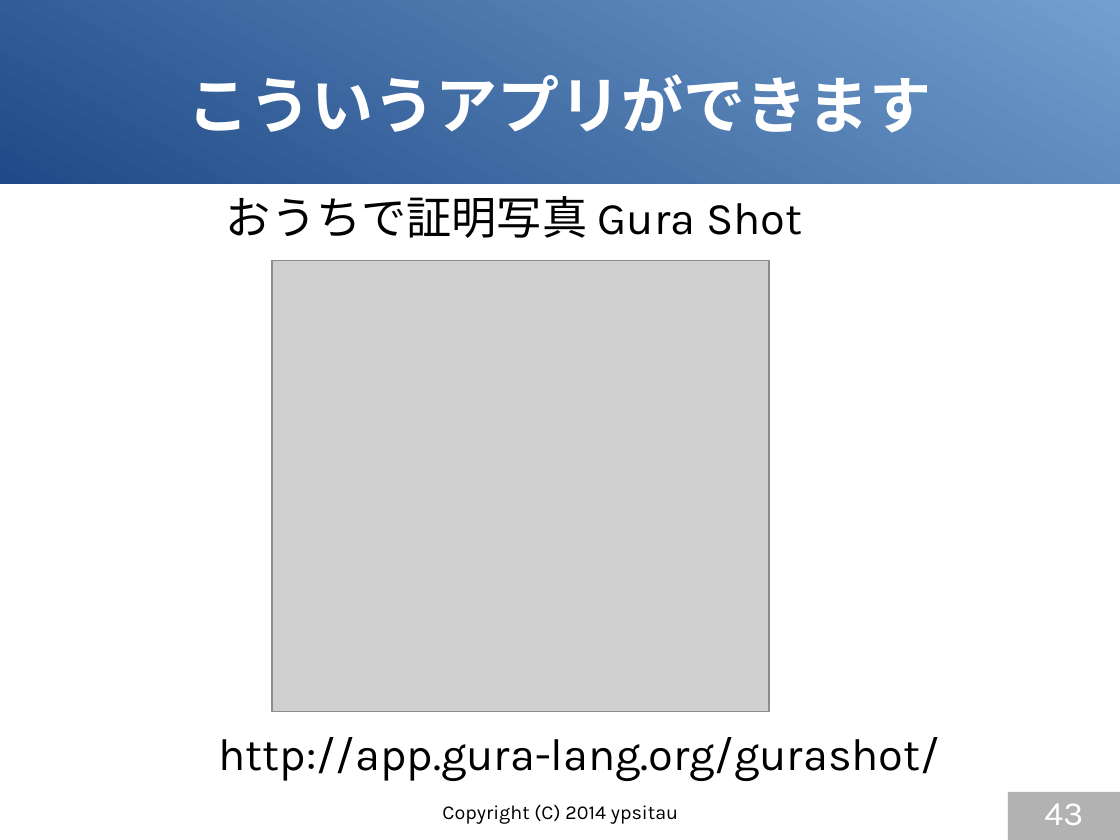
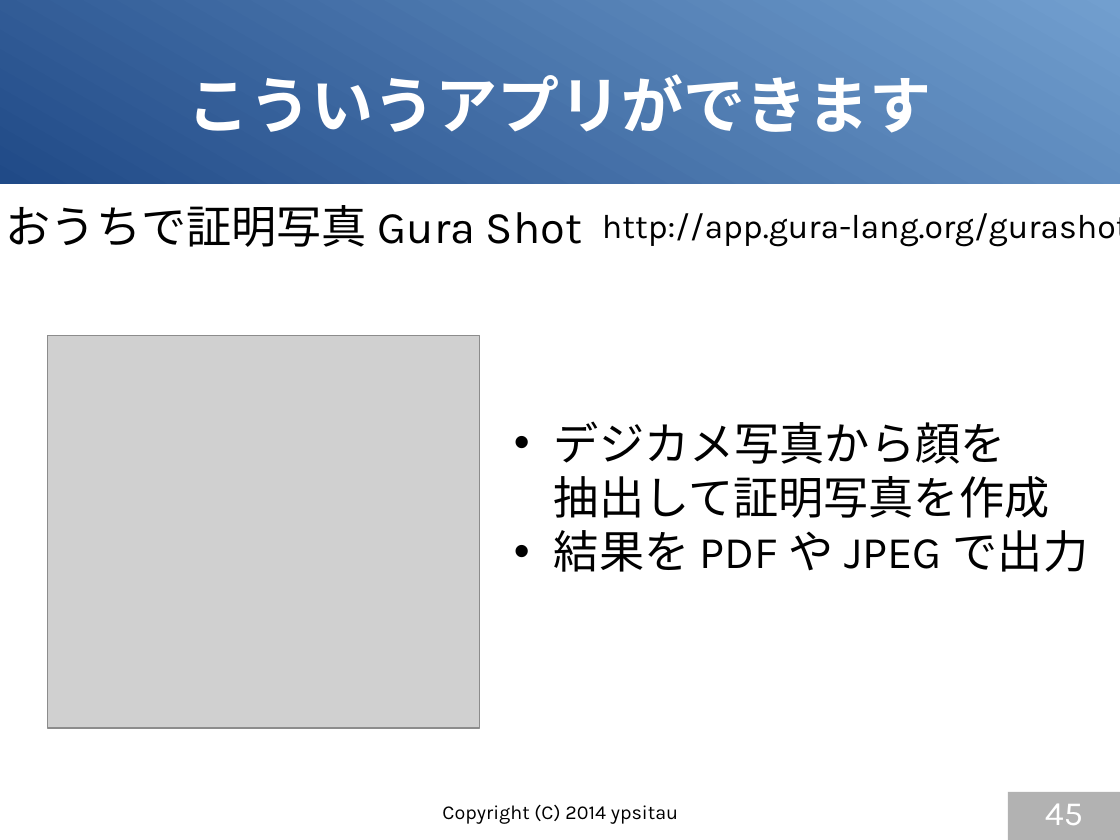
Before and after one commit to gura-lang/gura-doc, a slide deck: slide 45 of presentation/gura-introduction.odp (slide 43 before the commit). Drawn at 1120x840 pixels with LibreOffice and Linux fonts; fonts in the diff are those of the drawing; grey boxes stand for pictures. Boxes give left, top, right and bottom in pixels: in the first picture for what was removed or moved away, otherwise in the second. Text is boxed around its words. In the diff, an @@ line names an element or a change of style, - is before the commit and + after.

```diff
--- a/presentation/gura-introduction.odp
+++ b/presentation/gura-introduction.odp
@@ text "おうちで証明写真 Gura Shot": place and size @@
-text "おうちで証明写真 Gura Shot" at <box>226,196,802,238</box>
+text "おうちで証明写真 Gura Shot" at <box>6,205,582,247</box>
@@ text "http://app.gura-lang.org/gurashot/": place and size @@
-text "http://app.gura-lang.org/gurashot/" at <box>219,737,941,781</box>
+text "http://app.gura-lang.org/gurashot/" at <box>602,213,1120,247</box>
@@ text "http://app.gura-lang.org/gurashot/" at <box>602,213,1120,247</box>: size 32 to 24 pt @@
@@ picture: place and size @@
-picture at <box>272,260,769,712</box>
+picture at <box>48,335,480,728</box>
@@ text added at <box>554,421,1088,572</box>, 32 pt, text #000000 @@
+• デジカメ写真から顔を
+  抽出して証明写真を作成
+• 結果を PDF や JPEG で出力
@@ page number at <box>1045,803,1083,825</box>: text changed @@
-43
+45
```
Also in this commit, not shown: 6 other slides changed, 3 slides added.
